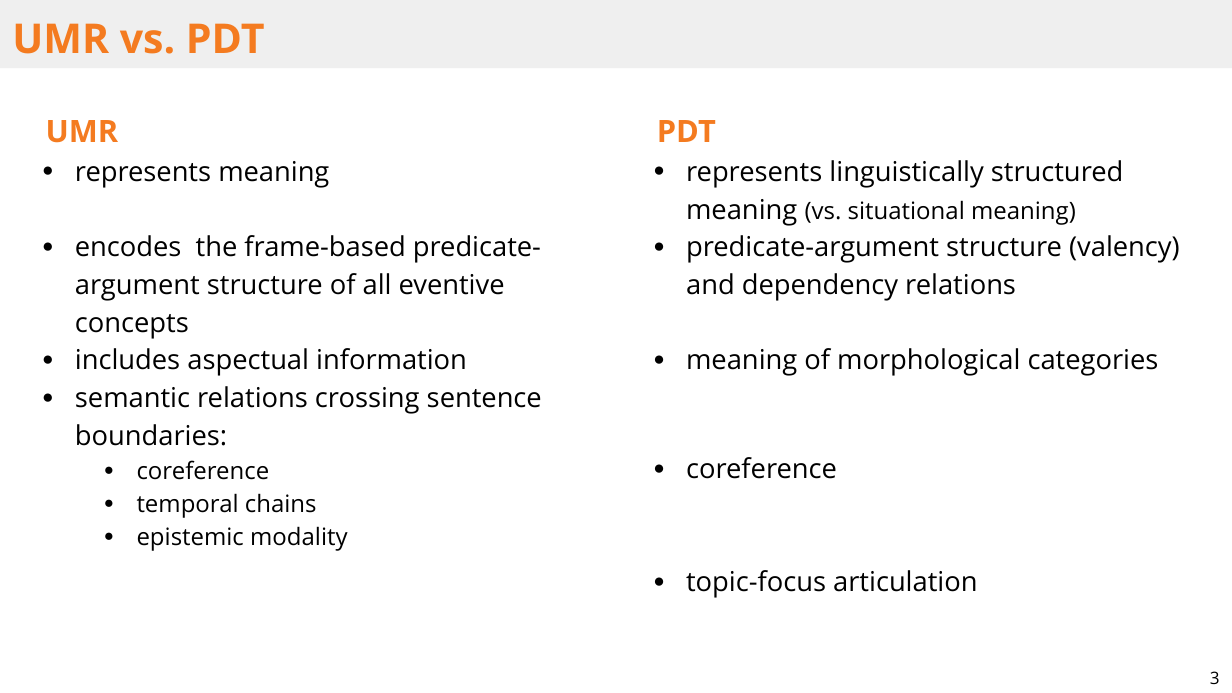
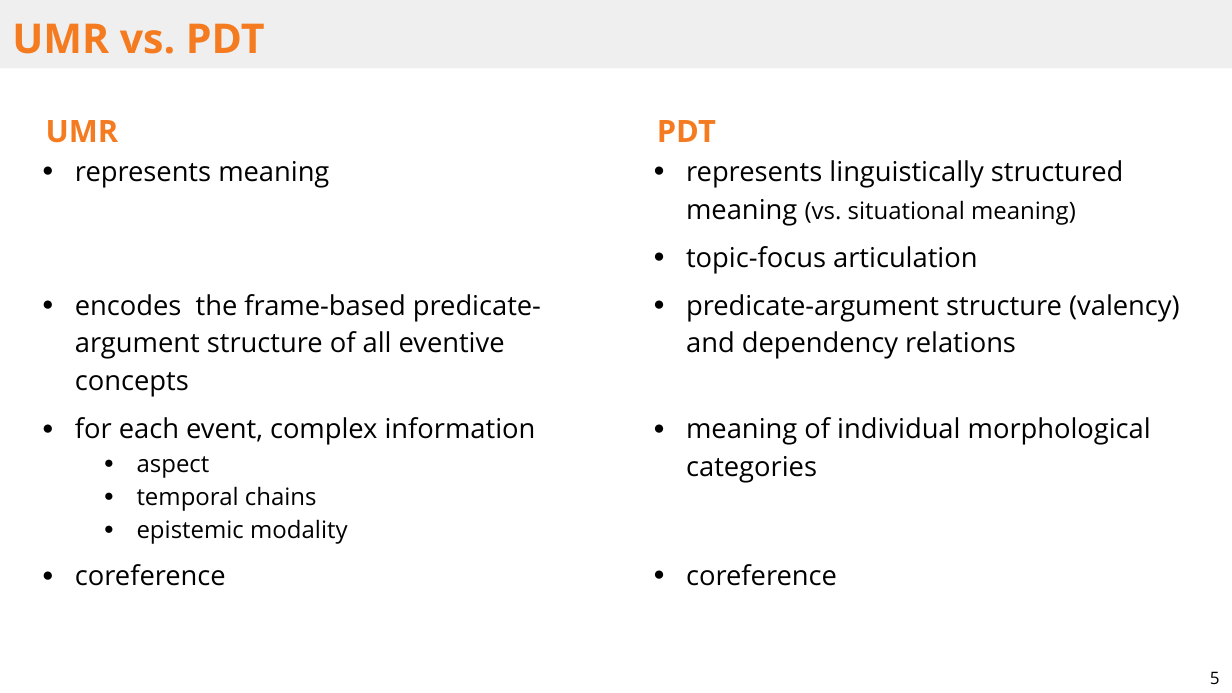
Before and after one commit to ufal/UMR, a slide deck: slide 5 of papers/2025-ITAT-slides.pptx (slide 3 before the commit). Drawn at 1232x693 pixels with LibreOffice and Linux fonts; fonts in the diff are those of the drawing. Boxes give left, top, right and bottom in pixels: in the first picture for what was removed or moved away, otherwise in the second. Text is boxed around its words. In the diff, an @@ line names an element or a change of style, - is before the commit and + after.

```diff
--- a/papers/2025-ITAT-slides.pptx
+++ b/papers/2025-ITAT-slides.pptx
@@ text at box(686, 246, 977, 274): paragraph added @@
+● topic-focus articulation
@@ text at box(75, 294, 541, 397): more space between paragraphs @@
@@ text at box(686, 294, 1180, 586): more space between paragraphs @@
@@ text at box(75, 417, 536, 478): text changed @@
-● includes aspectual information
-● semantic relations crossing sentence boundaries:
-  ● coreference
+● for each event, complex information
+  ● aspect
@@ text at box(686, 417, 1151, 483): text changed @@
-● meaning of morphological categories
+● meaning of individual morphological categories
@@ text at box(75, 564, 226, 586): paragraph added @@
+● coreference
@@ text at box(686, 570, 977, 598): paragraph removed @@
-● topic-focus articulation
@@ page number at box(1210, 671, 1220, 684): text changed @@
-3
+5
```
Also in this commit, not shown: 9 other slides changed, 1 slide added, 1 other file.
